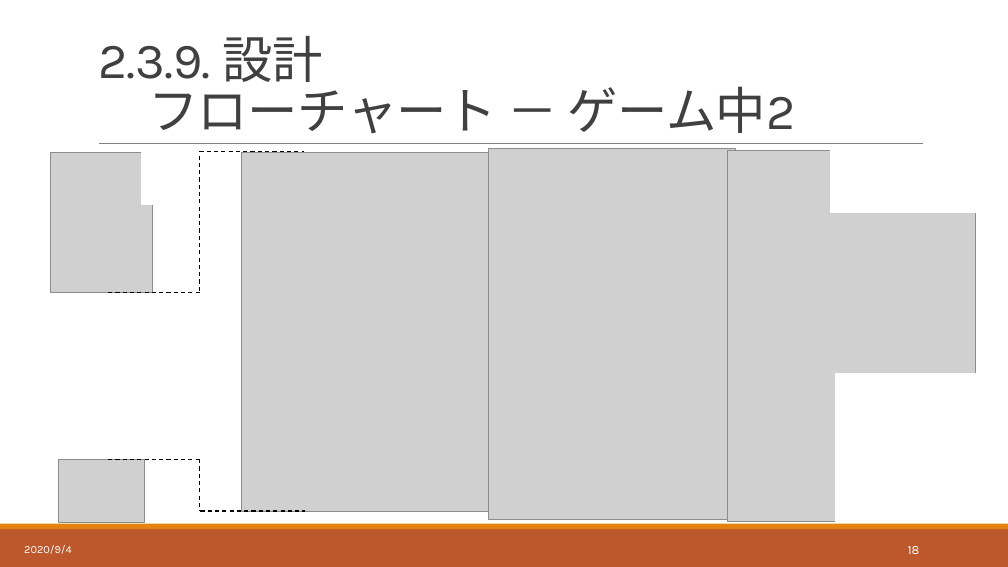
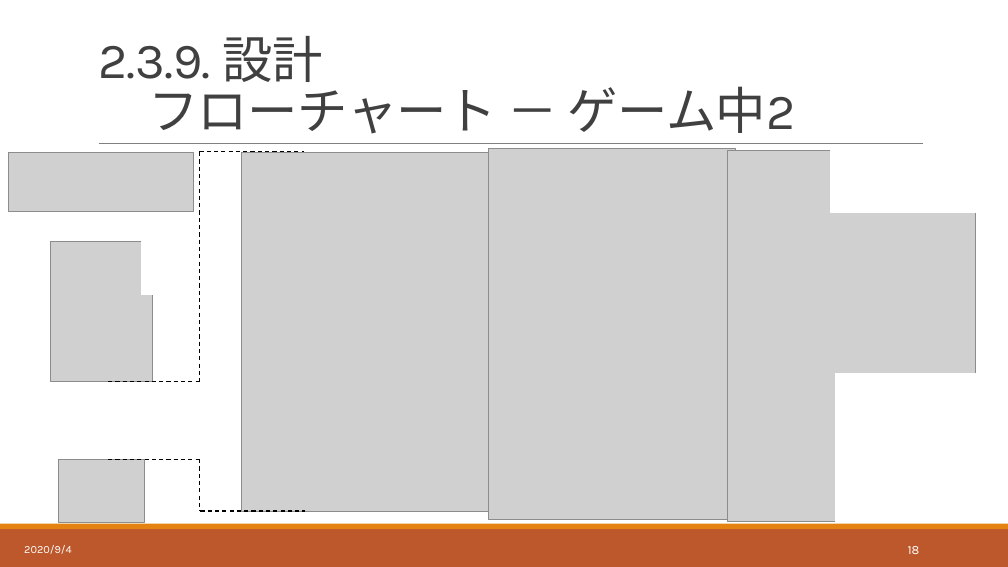
Before and after one commit to hakohumi/comp.train.whack-a-mole, a slide deck: slide 19 of 資料/設計書/発表資料/設計レビュー_発表資料.pptx. Drawn at 1008x567 pixels with LibreOffice and Linux fonts; fonts in the diff are those of the drawing; grey boxes stand for pictures. Boxes give left, top, right and bottom in pixels: in the first picture for what was removed or moved away, otherwise in the second. Text is boxed around its words. In the diff, an @@ line names an element or a change of style, - is before the commit and + after.

Commit message:
設計/レビュー後修正/スライド Fixes #87

```diff
--- a/資料/設計書/発表資料/設計レビュー_発表資料.pptx
+++ b/資料/設計書/発表資料/設計レビュー_発表資料.pptx
@@ picture added at box(8, 152, 193, 212) @@
@@ line moved from (200, 156) - (200, 293) to (200, 152) - (200, 382) @@
@@ 1 picture, 1 rectangle, 1 line: place and size @@
-1 picture, 1 rectangle, 1 line at box(51, 146, 200, 293)
+1 picture, 1 rectangle, 1 line at box(51, 235, 200, 382)
```
